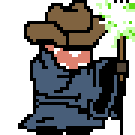
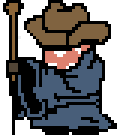
Two versions of the same layered image (135 x 135). Layer-by-layer changes:
hid "Beam #3", painted on it over [3, 0, 135, 48]
painted on "Outline copy" over [3, 0, 132, 135]
painted on "Hat_Color" over [18, 3, 117, 45]
painted on "Bandana_Color" over [45, 45, 90, 84]
painted on "Glove_Color" over [6, 60, 129, 72]
painted on "Wand_Color" over [6, 3, 129, 87]
painted on "Robe_Color" over [18, 48, 117, 129]
